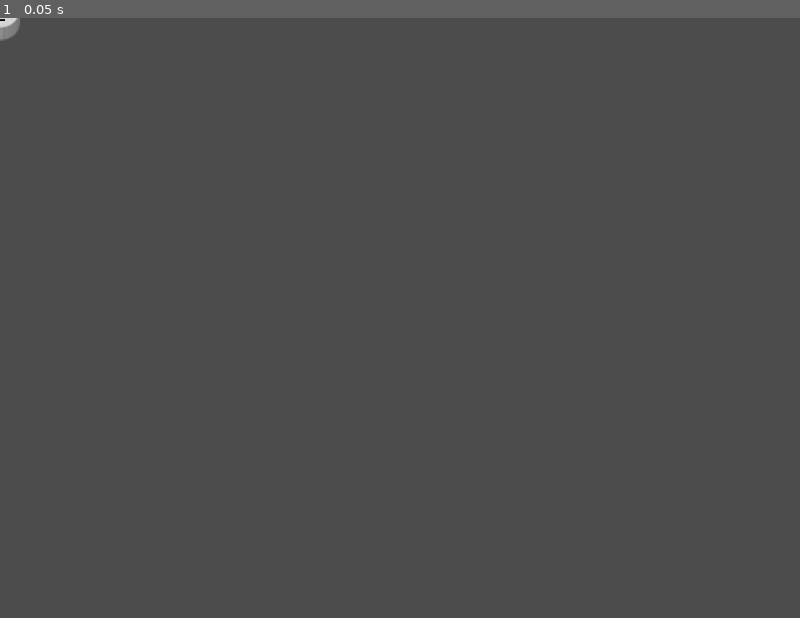
Above: before the commit, frame 1.
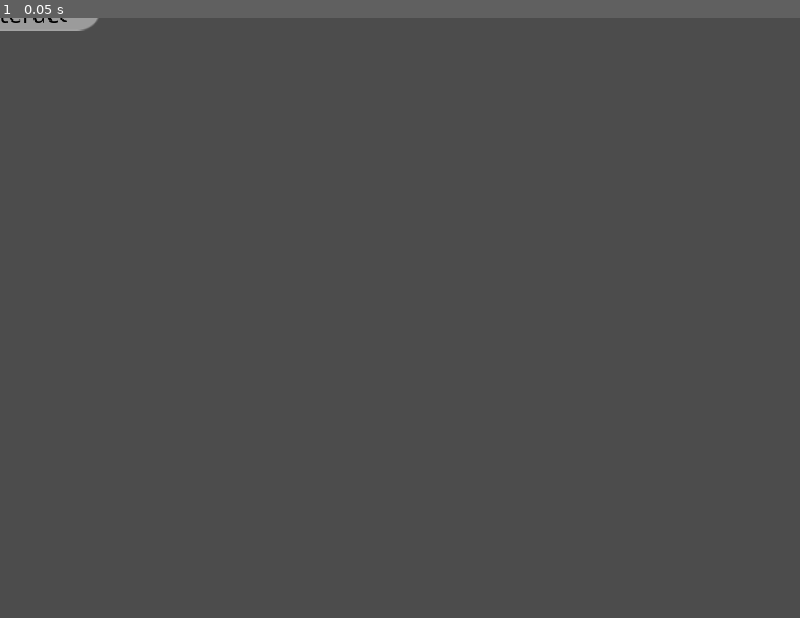
Above: after the commit, the same moment.

Repository: tomas7770/puzzle-ball
Game: Godot game, scene res://Scenes/UI/InteractionHint/InteractionHint.tscn
Same seed, same stepped clock (60 frames per second), same inputs: the game is played once before the commit and once after it. This scene is started directly instead of the project's main scene.
Inputs:
- Up to frame 1 (0.05 s): no input

The runs differ from the first frame. In frame 1, 0.3% of the frame differs, in the area x 0-13%, y 0-4%.

Commit message:
Add label telling what interaction buttons do

Diff:
--- a/Scenes/RespawnButton/RespawnButton.gd
+++ b/Scenes/RespawnButton/RespawnButton.gd
@@ -1,6 +1,7 @@
 extends Area
 
 const respawn_particles_scene = preload("res://Scenes/RespawnParticles/RespawnParticles.tscn")
+const INTERACTION_NAME = "Respawn"
 
 export(NodePath) var object_to_respawn
 
@@ -37,3 +38,6 @@
 	parent.add_child(respawn_particles2)
 	respawn_particles.global_translation = position1
 	respawn_particles2.global_translation = position2
+
+func get_interaction_name():
+	return INTERACTION_NAME
--- a/Scenes/UI/GameHUD/GameHUD.gd
+++ b/Scenes/UI/GameHUD/GameHUD.gd
@@ -84,23 +84,29 @@
 		interaction_hint.visible = !(camera.is_position_behind(target_position))
 		interaction_hint.rect_position = camera.unproject_position(target_position)
 
-func _on_plr_entered_interaction_area(area):
-	if touchscreen_mode:
-		$TouchControls.show_interact_button()
-		return
+func _on_plr_entered_interaction_area(area: Area):
+	var interaction_name = null
+	if area.has_method("get_interaction_name"):
+		interaction_name = area.get_interaction_name()
+
 	var interaction_hint = interaction_hint_scene.instance()
 	interaction_hint_map[area] = interaction_hint
 	add_child(interaction_hint)
 	move_child(interaction_hint, 0)
+	interaction_hint.set_interaction_name(interaction_name)
+
+	if touchscreen_mode:
+		$TouchControls.show_interact_button()
+		interaction_hint.hide_button()
 
 func _on_plr_exited_interaction_area(area):
-	if touchscreen_mode:
-		$TouchControls.hide_interact_button()
-		return
 	var interaction_hint = interaction_hint_map.get(area)
 	if interaction_hint:
 		remove_child(interaction_hint)
 		interaction_hint_map.erase(area)
+
+	if touchscreen_mode:
+		$TouchControls.hide_interact_button()
 
 func _on_plr_magnet_enabled():
 	if touchscreen_mode:
--- a/Scenes/UI/InteractionHint/InteractionHint.gd
+++ b/Scenes/UI/InteractionHint/InteractionHint.gd
@@ -1,9 +1,18 @@
 extends Control
 
-onready var label = $ButtonTexture/Label
+onready var button_texture = $HBoxContainer/ButtonTexture
+onready var label = $HBoxContainer/ButtonTexture/Label
+onready var name_label = $HBoxContainer/NameTexture/Label
 
 func _ready():
 	var events = InputMap.get_action_list("plr1_interact")
 	for event in events:
 		if event is InputEventKey:
 			label.text = OS.get_scancode_string(event.scancode)
+
+func set_interaction_name(interaction_name):
+	if interaction_name:
+		name_label.text = interaction_name
+
+func hide_button():
+	button_texture.visible = false
--- a/Scenes/UI/InteractionHint/InteractionHint.tscn
+++ b/Scenes/UI/InteractionHint/InteractionHint.tscn
@@ -1,28 +1,32 @@
-[gd_scene load_steps=5 format=2]
+[gd_scene load_steps=6 format=2]
 
 [ext_resource path="res://textures/UI/button.png" type="Texture" id=1]
 [ext_resource path="res://Fonts/OpenSans.ttf" type="DynamicFontData" id=2]
 [ext_resource path="res://Scenes/UI/InteractionHint/InteractionHint.gd" type="Script" id=3]
-
+[ext_resource path="res://textures/UI/interact_label.png" type="Texture" id=4]
 
 [sub_resource type="DynamicFont" id=1]
 size = 20
 font_data = ExtResource( 2 )
 
 [node name="InteractionHint" type="Control"]
-margin_right = 32.0
+margin_right = 158.0
 margin_bottom = 36.0
 script = ExtResource( 3 )
 
-[node name="ButtonTexture" type="TextureRect" parent="."]
+[node name="HBoxContainer" type="HBoxContainer" parent="."]
+margin_left = -79.0
+margin_top = -18.0
+margin_right = 79.0
+margin_bottom = 18.0
+
+[node name="ButtonTexture" type="TextureRect" parent="HBoxContainer"]
 self_modulate = Color( 1, 1, 1, 0.764706 )
-anchor_left = -0.5
-anchor_top = -0.5
-anchor_right = 0.5
-anchor_bottom = 0.5
+margin_right = 32.0
+margin_bottom = 36.0
 texture = ExtResource( 1 )
 
-[node name="Label" type="Label" parent="ButtonTexture"]
+[node name="Label" type="Label" parent="HBoxContainer/ButtonTexture"]
 anchor_left = 0.5
 anchor_top = 0.3
 anchor_right = 0.5
@@ -34,3 +38,26 @@
 custom_colors/font_color = Color( 0, 0, 0, 1 )
 custom_fonts/font = SubResource( 1 )
 align = 1
+
+[node name="NameTexture" type="TextureRect" parent="HBoxContainer"]
+self_modulate = Color( 1, 1, 1, 0.588235 )
+margin_left = 36.0
+margin_right = 158.0
+margin_bottom = 36.0
+texture = ExtResource( 4 )
+
+[node name="Label" type="Label" parent="HBoxContainer/NameTexture"]
+anchor_left = 0.5
+anchor_top = 0.5
+anchor_right = 0.5
+anchor_bottom = 0.5
+margin_left = -57.5
+margin_top = -18.0
+margin_right = 57.5
+margin_bottom = 10.0
+custom_colors/font_color = Color( 0, 0, 0, 1 )
+custom_fonts/font = SubResource( 1 )
+text = "Interact"
+align = 1
+valign = 1
+clip_text = true
Binary file added: textures/UI/interact_label.png
Not shown, added: textures/UI/interact_label.png.import
